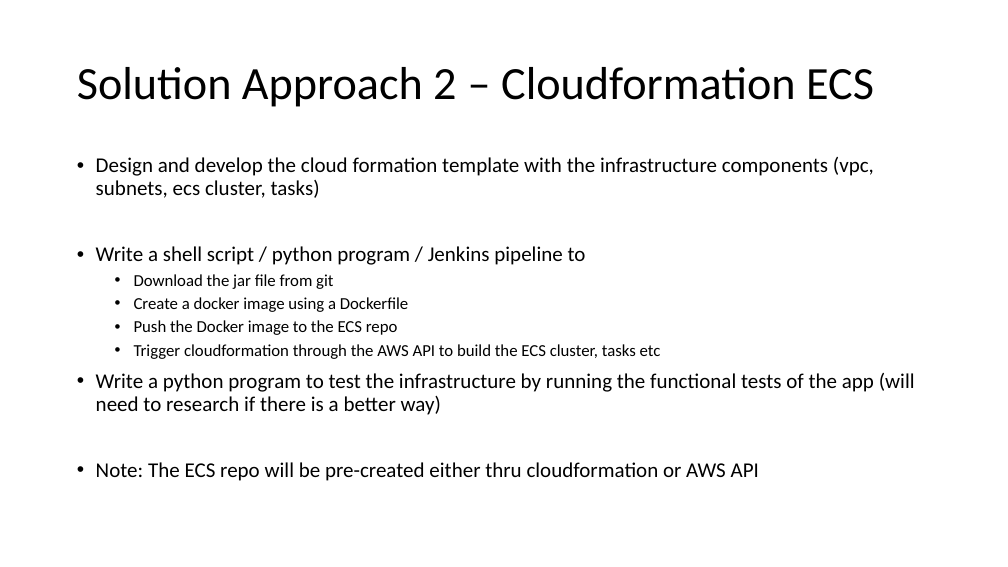
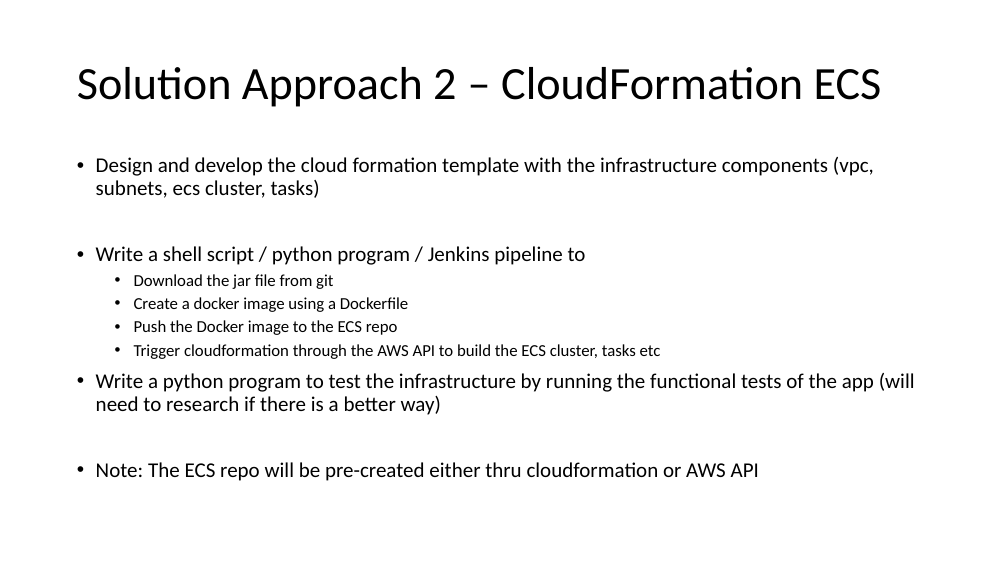
Before and after one commit to mustafa3009/projectY, a slide deck: slide 5 of doc/SolutionApproach.pptx. Drawn at 1008x567 pixels with LibreOffice and Linux fonts; fonts in the diff are those of the drawing. Boxes give left, top, right and bottom in pixels: in the first picture for what was removed or moved away, otherwise in the second. Text is boxed around its words. In the diff, an @@ line names an element or a change of style, - is before the commit and + after.

Commit message:
Added the shell and python scripts for provisioning and testing the EC2 solution

```diff
--- a/doc/SolutionApproach.pptx
+++ b/doc/SolutionApproach.pptx
@@ title at (77,67,882,107): text changed @@
-Solution Approach 2 – Cloudformation ECS
+Solution Approach 2 – CloudFormation ECS
```
Also in this commit, not shown: 1 other slide changed, 2 slides added, 13 other files.
